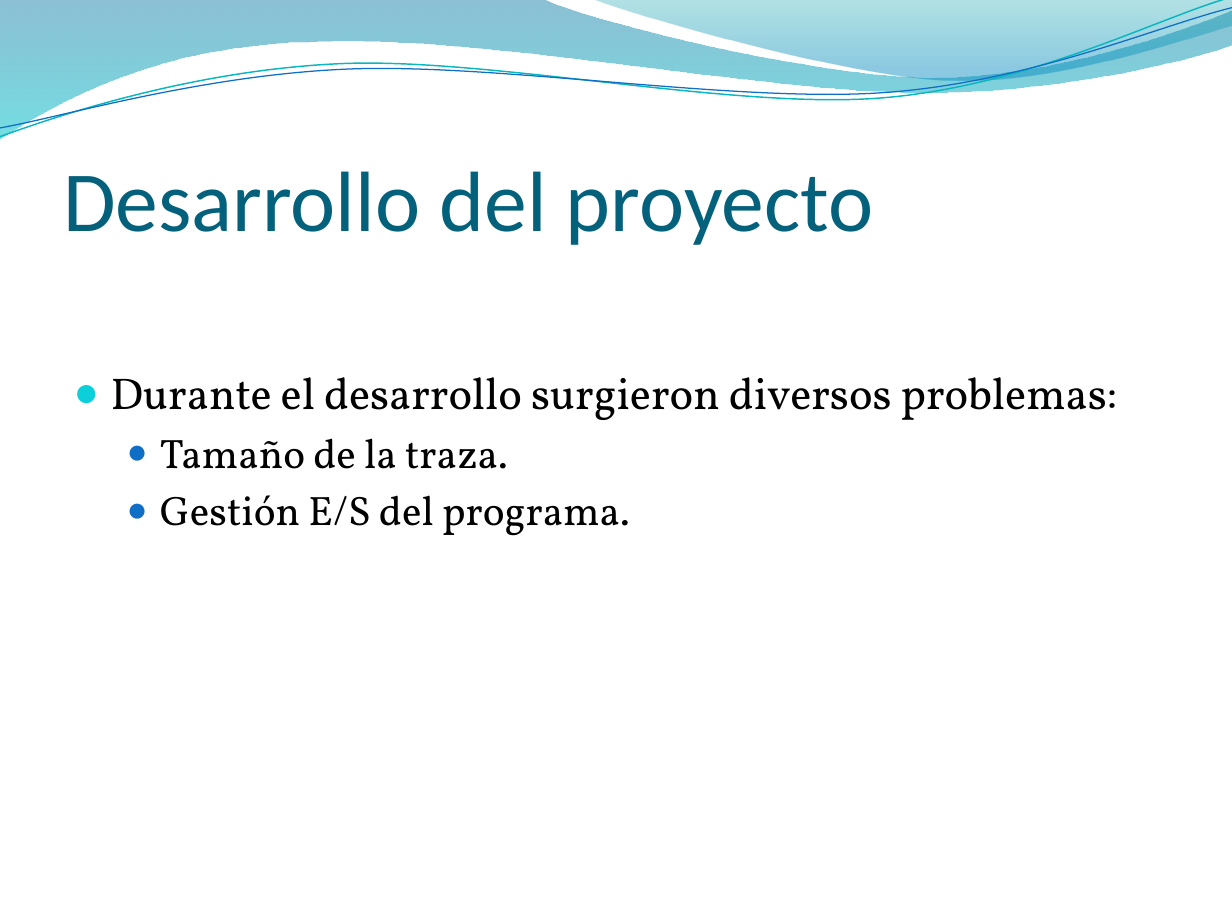
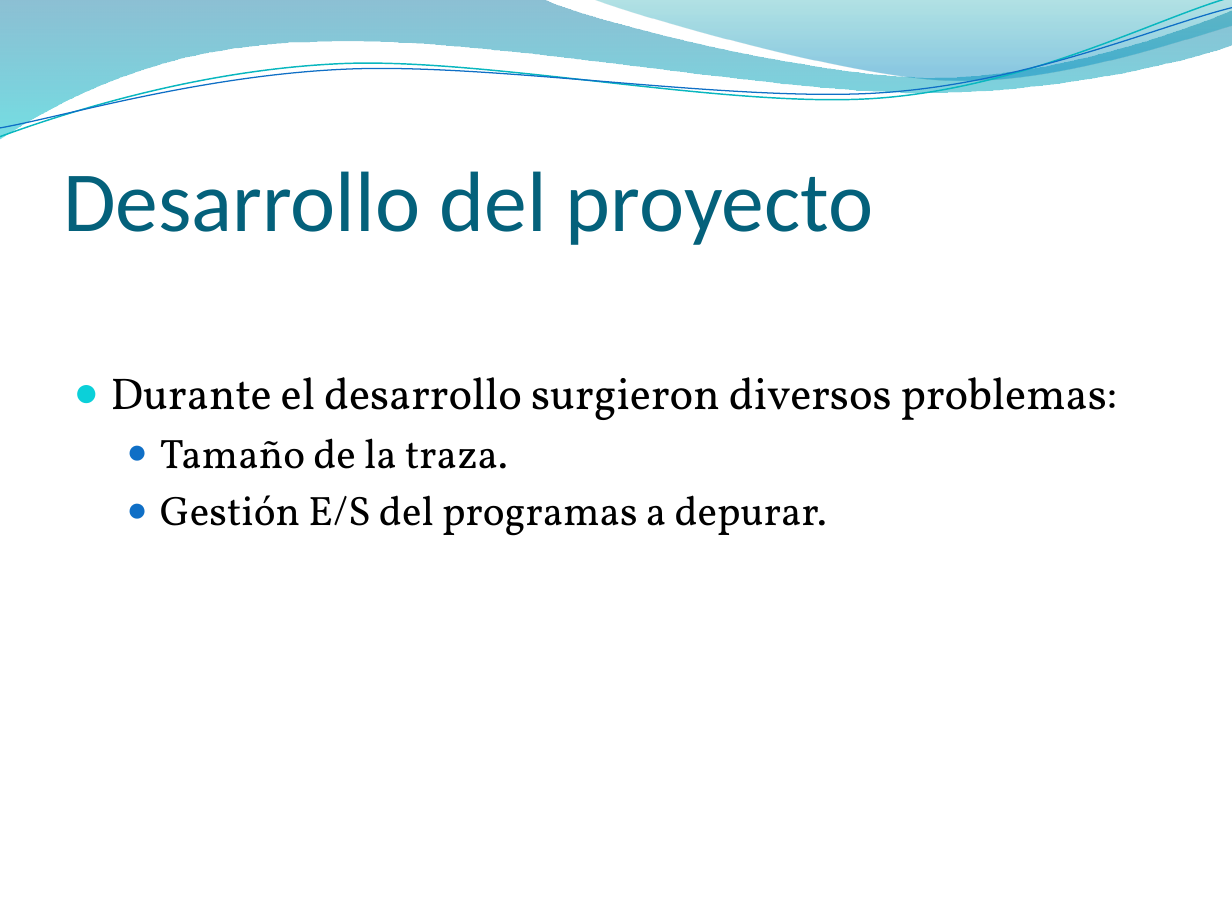
Before and after one commit to DiegoArranzGarcia/JavaTracer, a slide deck: slide 14 of JavaTracer/Analizador orientado a métodos para aplicaciones Java.pptx. Drawn at 1232x924 pixels with LibreOffice and Linux fonts; fonts in the diff are those of the drawing; background and template pictures are left out. Boxes give left, top, right and bottom in pixels: in the first picture for what was removed or moved away, otherwise in the second. Text is boxed around its words. In the diff, an @@ line names an element or a change of style, - is before the commit and + after.

Commit message:
presentacion

```diff
--- a/JavaTracer/Analizador orientado a métodos para aplicaciones Java.pptx
+++ b/JavaTracer/Analizador orientado a métodos para aplicaciones Java.pptx
@@ text at (160,495,827,536): text changed @@
-  ● Gestión E/S del programa.
+  ● Gestión E/S del programas a depurar.
```
Also in this commit, not shown: 2 other slides changed, 1 slide added.
